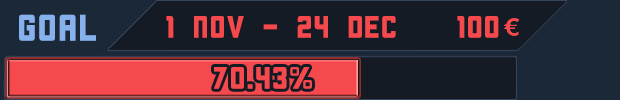
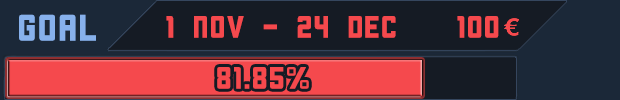
The second w=620, h=100 image is a revision of the first. Changes to its layers:
renamed "70.43%" to "81.85%", painted on it over 214, 67, 312, 89
renamed "Layer 8 copy 2" to "Layer 8 copy 4", showed it, painted on it over 211, 60, 422, 96
removed layer "Layer 8 copy 3" over 211, 60, 358, 96
